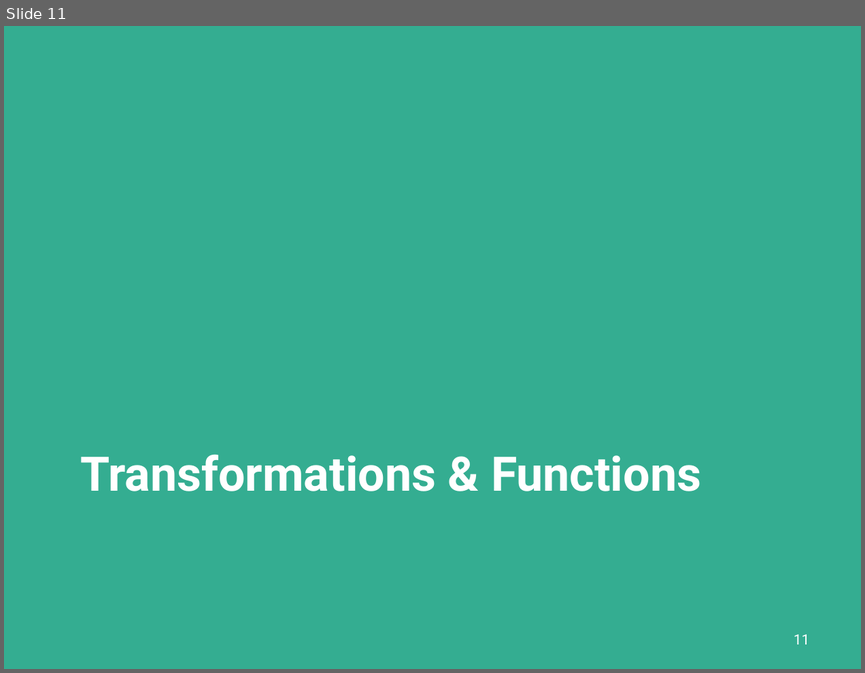
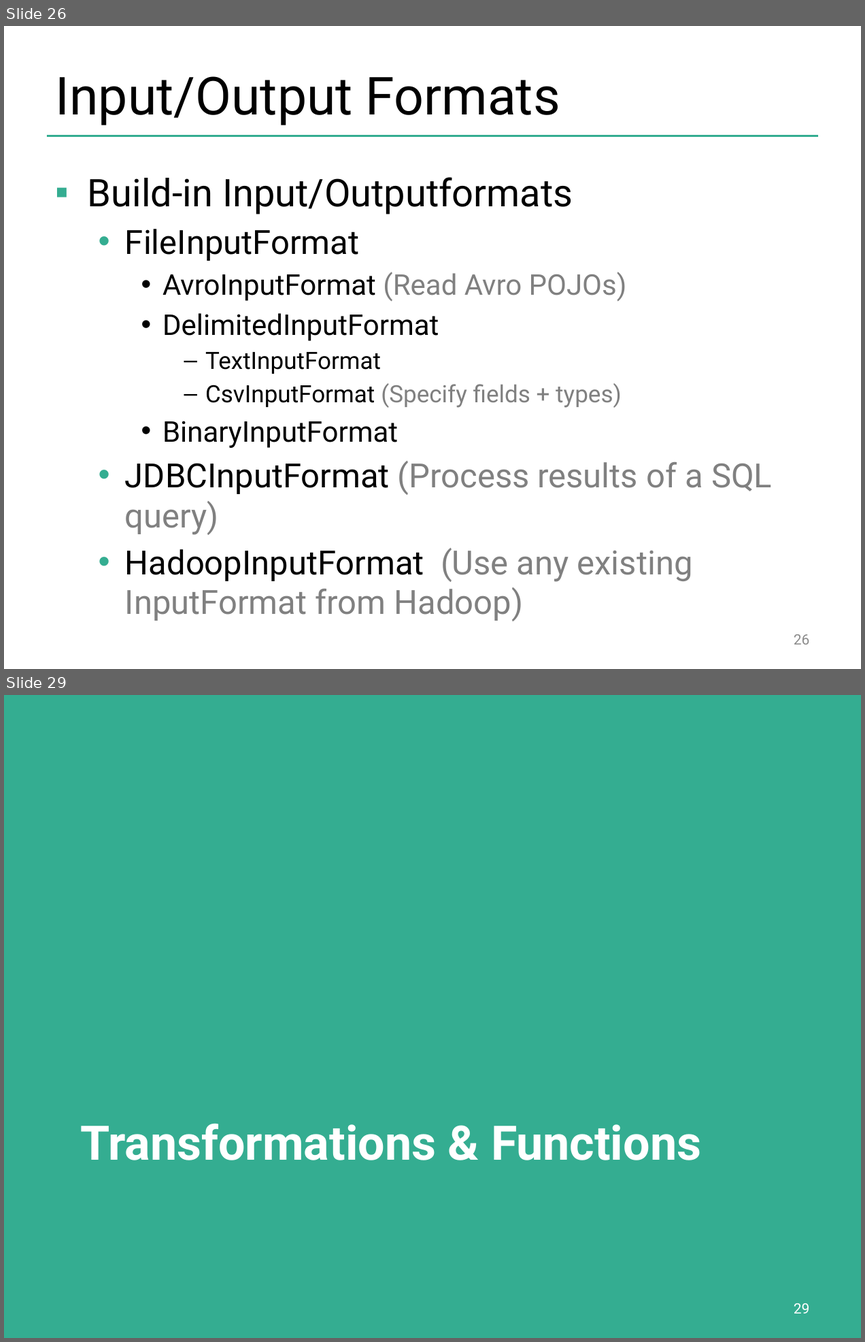
Before and after one commit to dataArtisans/flink-training-web, a slide deck: slides/flink_batch_advanced.pptx. Shown one above the other, each under a label of ours: slide 11 before the commit, slides 26 and 29 after it; the slides between them are not shown. The pictures are 865x673 and 865x1342 pixels, drawn with LibreOffice and Linux fonts; fonts in the diff are those of the drawing; background and template pictures are left out. Boxes give left, top, right and bottom in pixels: in the first picture for what was removed or moved away, otherwise in the second. Text is boxed around its words. In the diff, an @@ line names an element or a change of style, - is before the commit and + after.

```diff
--- a/slides/flink_batch_advanced.pptx
+++ b/slides/flink_batch_advanced.pptx
@@ slide 26 added at [4,26,861,669], background #FFFFFF @@
@@ title added at [56,76,560,125], 44 pt, text #000000 @@
+Input/Output Formats
@@ line added from (47, 135) to (818, 135), #34AD91 2 pt @@
@@ text added at [88,177,772,621], 28 pt, text #000000 @@
+▪ Build-in Input/Outputformats
+  • FileInputFormat
+    • AvroInputFormat (Read Avro POJOs)
+    • DelimitedInputFormat
+      – TextInputFormat
+      – CsvInputFormat (Specify fields + types)
+    • BinaryInputFormat
+  • JDBCInputFormat (Process results of a SQL query)
+  • HadoopInputFormat (Use any existing InputFormat from Hadoop)
@@ page number added at [793,634,810,644], 12 pt, text #8C8C8C @@
+26
@@ what was slide 11 is now slide 29 @@
@@ page number at [793,1303,810,1313]: text changed @@
-11
+29
```
Also in this commit, not shown: 5 slides changed, 31 other slides added, 5 slides removed.
